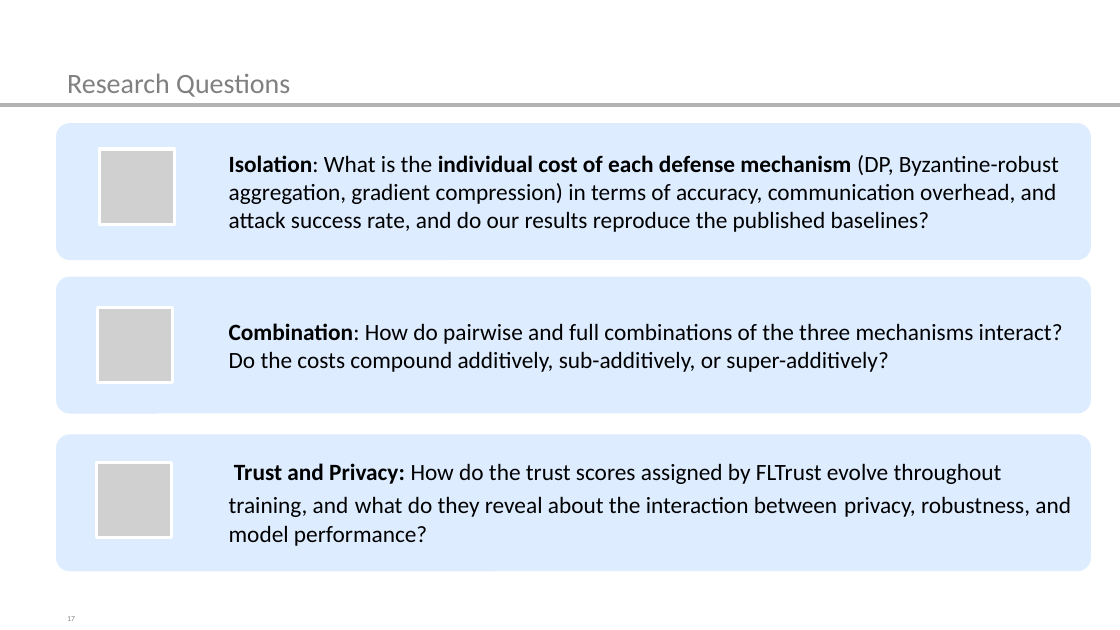
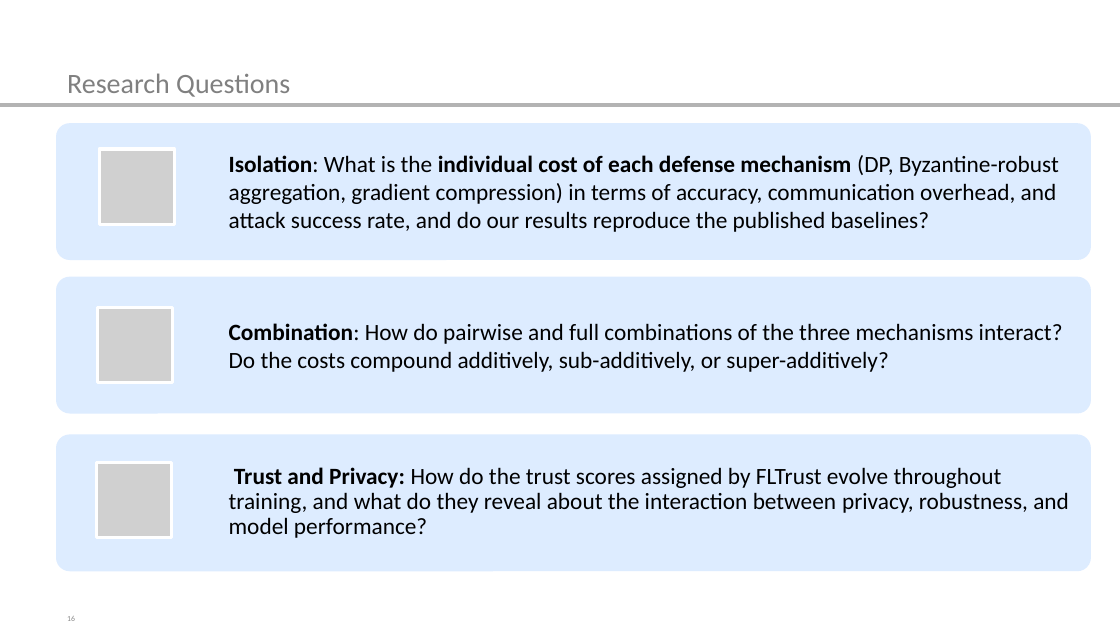
Before and after one commit to r-jschnoor/DPaDS, a slide deck: slide 16 of latex/final_presentation/DPaDS_final.pptx (slide 17 before the commit). Drawn at 1120x630 pixels with LibreOffice and Linux fonts; fonts in the diff are those of the drawing; grey boxes stand for pictures. Boxes give left, top, right and bottom in pixels: in the first picture for what was removed or moved away, otherwise in the second. Text is boxed around its words. In the diff, an @@ line names an element or a change of style, - is before the commit and + after.

```diff
--- a/latex/final_presentation/DPaDS_final.pptx
+++ b/latex/final_presentation/DPaDS_final.pptx
@@ text "Trust and Privacy: How do ..." at (229,467,1069,538): line spacing 1 to 0.9; more space between paragraphs @@
```
Also in this commit, not shown: 15 other slides changed, 7 slides added, 1 slide removed, 8 other files.
